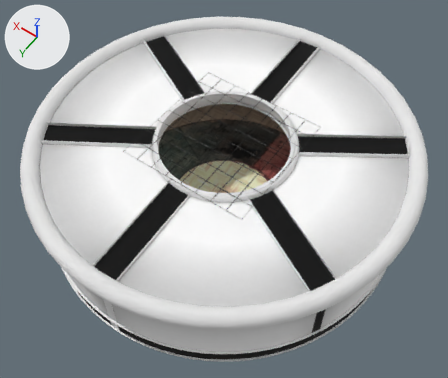
The glTF model examples/assets/goethe-colors/env-goethe.glb: old version first, new version second.
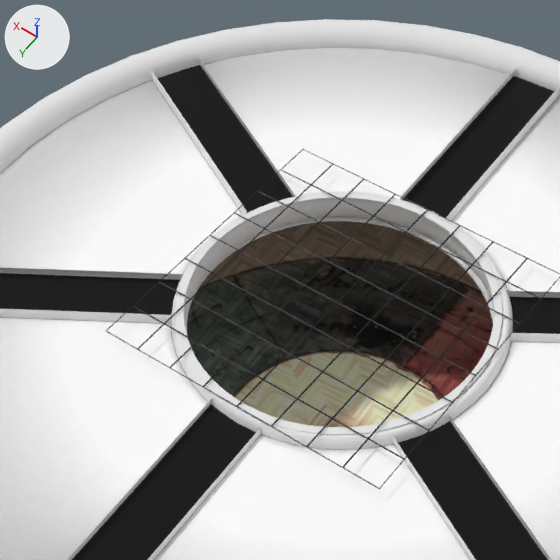
Each version is shown whole from a 50 mm lens placed at (-8.33, 11.67, 19.02), pointed at (-0.29, 0.42, 1.33), then close up on the part from 17% to 71% of the width and 2% to 66% of the height. Lighting does not change. The marker at upper left points along +X, +Y and +Z. Where no turn or scale is listed for an object, it has been applied to the vertices.
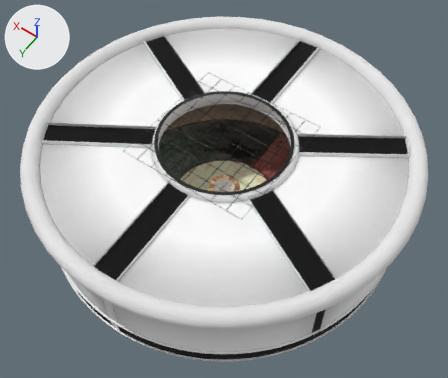
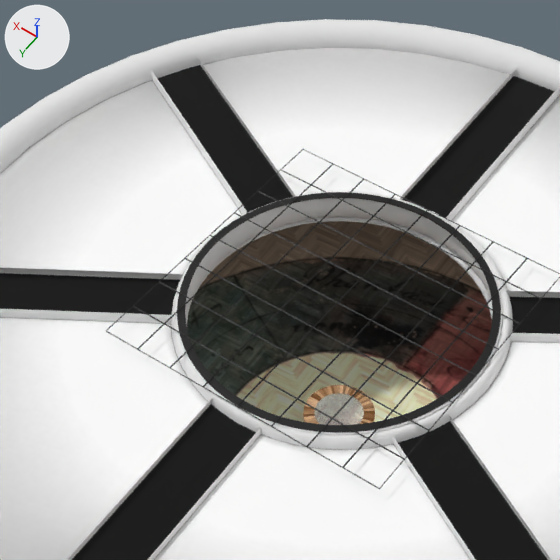
What differs and where, as boxes [x1, y1, x2, y2] in the close-ups (560 x 560 px):
'Circle.008', added (black): after [177, 192, 501, 432]
'Circle.004', added: after [303, 385, 375, 425]
    faces in mat_material_010 (white #e7e7e7): [314, 393, 364, 425]
    faces in mat_woodfloor024 (picture img_woodfloor024_1k_png_color): [303, 385, 375, 424]
'Circle', unchanged, covered by the edit: [176, 192, 502, 435] in both

What changed in the scene script:
```text
Add img_woodfloor024_1k_png_color:
    img_woodfloor024_1k_png_color = load_image('WoodFloor024_1K-PNG_Color', '_unpacked/WoodFloor024_1K-PNG_Color', 1024, 1024, 'sRGB')
Add mat_material_010:
    mat_material_010 = principled_material('Material.010')
    mat_material_010.base_color = (0.8, 0.8, 0.8)  # white #e7e7e7
    mat_material_010.alpha = 0.272
Add mat_woodfloor024:
    mat_woodfloor024 = principled_material('WoodFloor024')
    mat_woodfloor024.texture = img_woodfloor024_1k_png_color
    mat_woodfloor024.roughness = 1.0
Add me_circle_003:
    me_circle_003.from_pydata(...)  # 256 vertices, 512 faces; spans x -2.37..2.37, y -2.37..2.37, z -0.01..0.0
    me_circle_003.materials.append(mat_material_024)  # black #000000
Add me_circle_008:
    me_circle_008.from_pydata(...)  # 319 vertices, 636 faces; spans x -0.578..0.578, y -0.577..0.579, z -0.648..0.036
    # faces by material slot: [446, 190]
    me_circle_008.materials.append(mat_woodfloor024)  # picture img_woodfloor024_1k_png_color
    me_circle_008.materials.append(mat_material_010)  # white #e7e7e7
Add ob_circle_008:
    ob_circle_008 = bpy.data.objects.new('Circle.008', me_circle_003)
    ob_circle_008.location = (0.0, 0.0, 3.41)
Add ob_circle_004:
    ob_circle_004 = bpy.data.objects.new('Circle.004', me_circle_008)
    ob_circle_004.location = (0.01, -0.02, 0.77)
```
